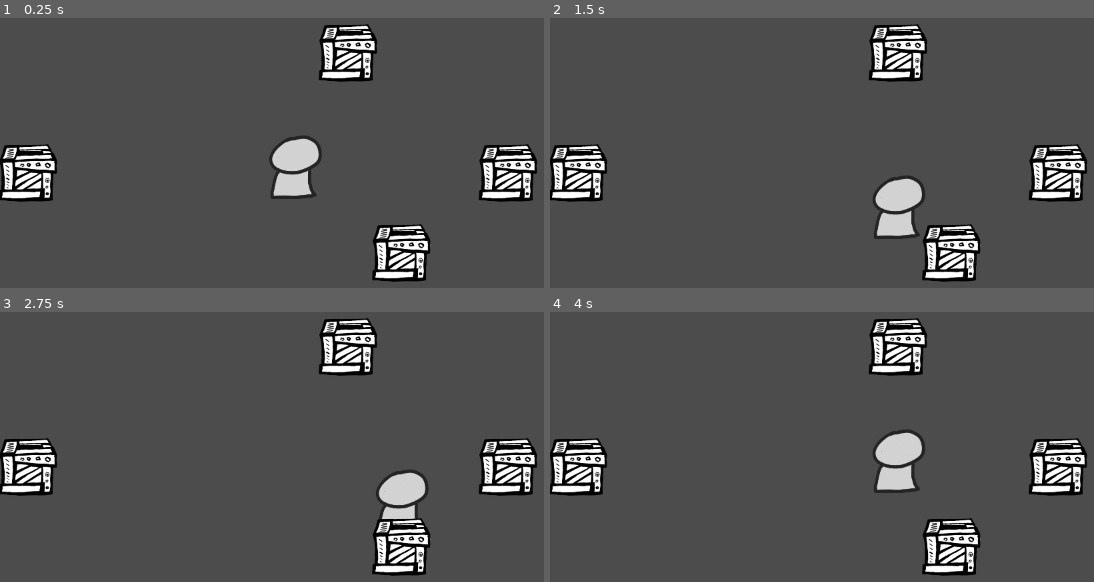
Above: before the commit, frames 1-4 (two rows, left to right).
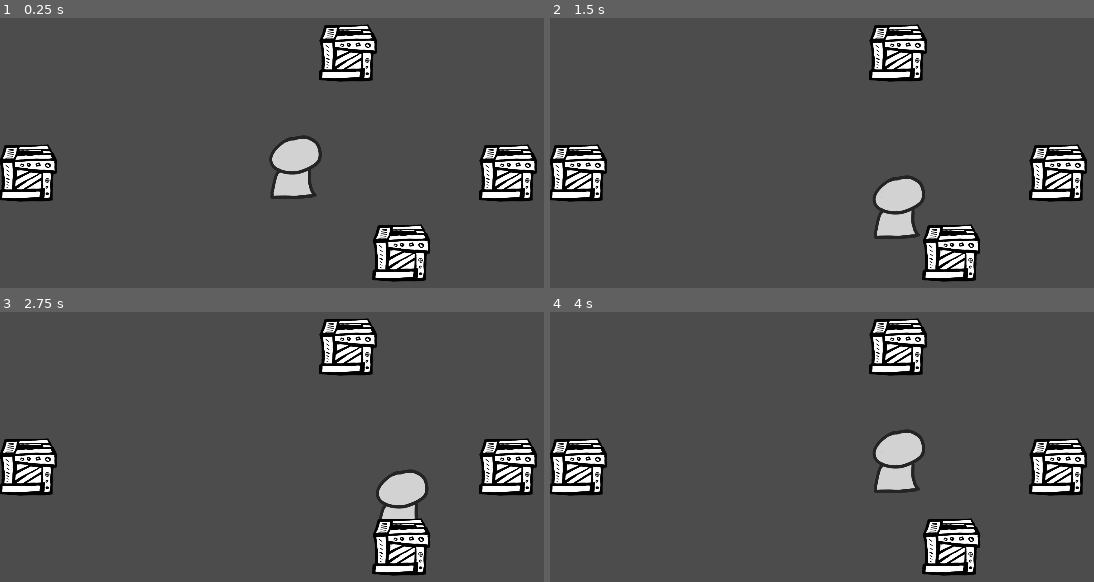
Above: after the commit, the same moments.

Repository: fpg1503/GGJ2018
Game: Godot game, scene res://scenes/Game.tscn
Two runs of this game, one before a commit and one after it. Both use one fixed random seed, a clock stepped at 60 frames per second and the inputs below. Before the commit the project has no main scene; this scene is started directly in both runs.
Inputs:
- Up to frame 1 (0.25 s): no input
- Up to frame 2 (1.5 s): tap Enter at 0.5 s; hold Right (ui_right) 0.53-1.28 s; tap Space at 1.25 s; hold Down (ui_down) from 1.28 s (still down)
- Up to frame 3 (2.75 s): tap Enter at 2 s; release Down (ui_down) at 2.03 s; hold Right (ui_right) from 2.03 s (still down)
- Up to frame 4 (4 s): tap Space at 2.75 s; release Right (ui_right) at 2.78 s; hold Up (ui_up) 2.78-3.53 s; tap Enter at 3.5 s; hold Left (ui_left) from 3.53 s (still down)

The runs differ from the first frame. In frame 1, 2.0% of the frame differs, in the area x 0-99%, y 2-97%; in frame 2, 2.0%; in frame 3, 2.0%; in frame 4, 2.0%.

Commit message:
updated grid

Diff:
--- a/client/project.godot
+++ b/client/project.godot
@@ -11,6 +11,7 @@
 [application]
 
 config/name="GGJ2018"
+run/main_scene="res://scenes/Game.tscn"
 config/icon="res://icon.png"
 
 [autoload]
@@ -20,6 +21,7 @@
 [display]
 
 window/size/width=1200
+window/stretch/mode="2d"
 
 [rendering]
 
--- a/client/scenes/Game.gd
+++ b/client/scenes/Game.gd
@@ -5,6 +5,5 @@
 # var b = "textvar"
 
 func _ready():
-	print("OIFUAFU")
 	$Grid.set_grid("stage1")
 	pass
--- a/client/scenes/Grid.gd
+++ b/client/scenes/Grid.gd
@@ -16,34 +16,40 @@
 				if (name == "Box"):
 					var box = global.ACTORS["Box"].instance()
 					box.position = Vector2(x*global.TILE_SIZE.x, y*global.TILE_SIZE.y)
-					box.z_index = y
+					box.z_index = y*10
 					add_child(box)
 					gridmap[Vector2(x,y)] = box
 					box.grid_pos = Vector2(x,y)
 				if (name == "Player"):
 					player = global.ACTORS["Player"].instance()
 					player.position = Vector2(x*global.TILE_SIZE.x, y*global.TILE_SIZE.y)
-					player.z_index = y
+					player.z_index = y*10 + 1
 					add_child(player)
 					gridmap[Vector2(x,y)] = player
 					player.grid_pos = Vector2(x,y)
 	player.connect("move", self, "_on_player_move")
 
 func check_movable(from, to):
-	var next = to - from
+	var next = to + (to - from)
+	if (next.x < 0 or next.x >= global.MAP_SIZE.x or next.y < 0 or next.y >= global.MAP_SIZE.y):
+		return false
 	if (gridmap[to].is_movable()):
-		if (not gridmap.has(to + next)):
+		if (not gridmap.has(next)):
 			return true
 	return false
 
 func _on_player_move(vec2):
+
 	var from = player.grid_pos
 	var to = from + vec2
 
+	if (to.x < 0 or to.x >= global.MAP_SIZE.x or to.y < 0 or to.y >= global.MAP_SIZE.y):
+		return
+
 	if (gridmap.has(to)):
 		if (check_movable(from, to)):
-			var toto = to + (to - from)
-			gridmap[to].z_index = toto.y
+			var toto = to + (to - from) # africa by
+			gridmap[to].z_index = toto.y * 10
 			gridmap[to].move_to_tile(toto)
 			gridmap[toto] = gridmap[to]
 			gridmap.erase(to)
@@ -52,7 +58,7 @@
 
 	gridmap.erase(from)
 	gridmap[to] = player
-	player.z_index = to.y + 1
+	player.z_index = to.y * 10 + 1
 	player.move_to_tile(to)
 
 func _ready():
--- /dev/null
+++ b/client/scenes/actors/Turret.gd
@@ -0,0 +1,7 @@
+extends "Actor.gd"
+
+func moved():
+	pass
+
+func _ready():
+	set_process(true)
--- /dev/null
+++ b/client/scenes/actors/Turret.tscn
@@ -0,0 +1,7 @@
+[gd_scene load_steps=2 format=2]
+
+[ext_resource path="res://scenes/actors/Turret.gd" type="Script" id=1]
+
+[node name="Turret" type="Node2D" index="0"]
+
+script = ExtResource( 1 )
